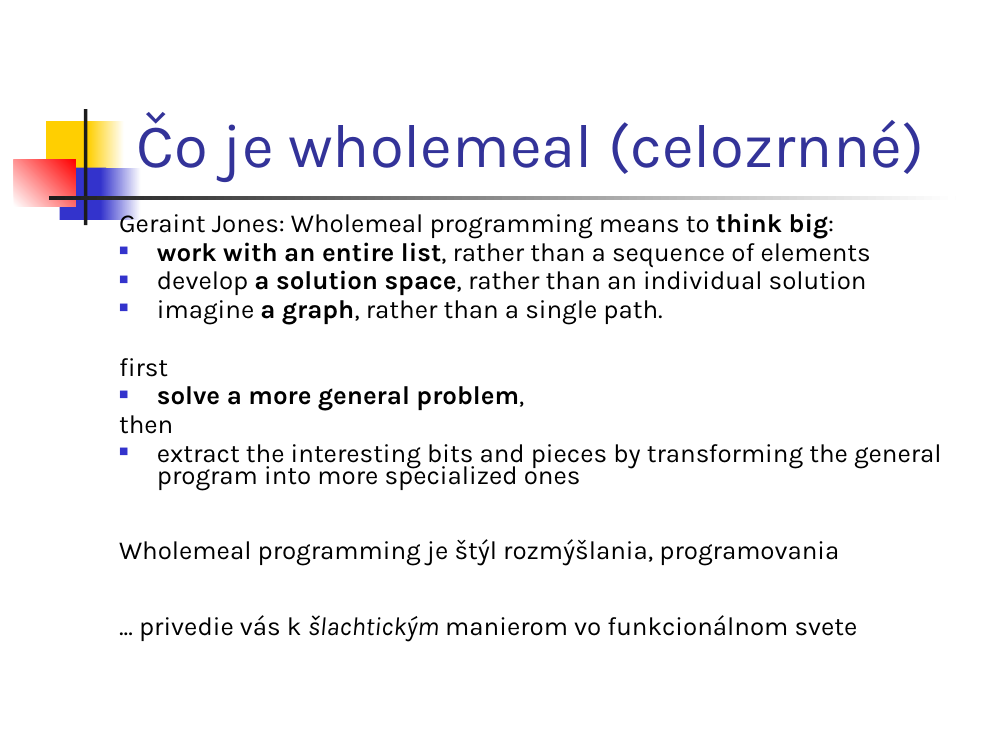
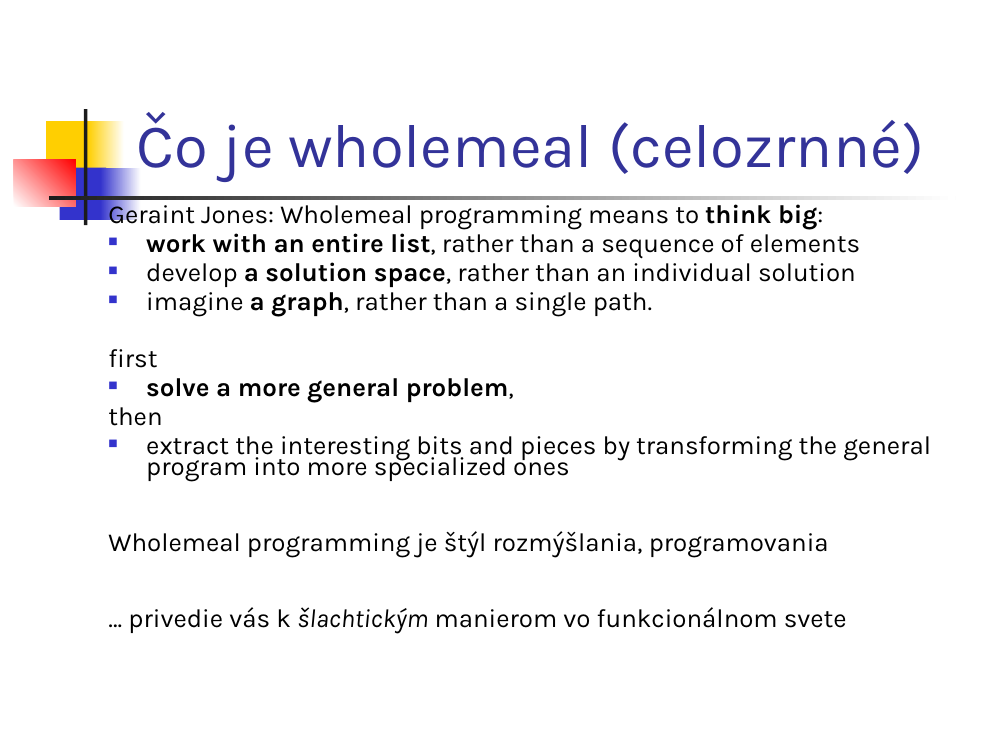
Before and after one commit to Funkcionalne/Prednasky, a slide deck: slide 2 of 04/04_fpro.ppt. Drawn at 1008x756 pixels with LibreOffice and Linux fonts; fonts in the diff are those of the drawing. Boxes give left, top, right and bottom in pixels: in the first picture for what was removed or moved away, otherwise in the second. Text is boxed around its words. In the diff, an @@ line names an element or a change of style, - is before the commit and + after.

```diff
--- a/04/04_fpro.ppt
+++ b/04/04_fpro.ppt
@@ text "Geraint Jones: Wholemeal programming means ...": place and size @@
-text "Geraint Jones: Wholemeal programming means ..." at [119,209,942,642]
+text "Geraint Jones: Wholemeal programming means ..." at [108,200,931,634]
```
Also in this commit, not shown: 9 other slides changed, 1 slide added, 7 other files.
